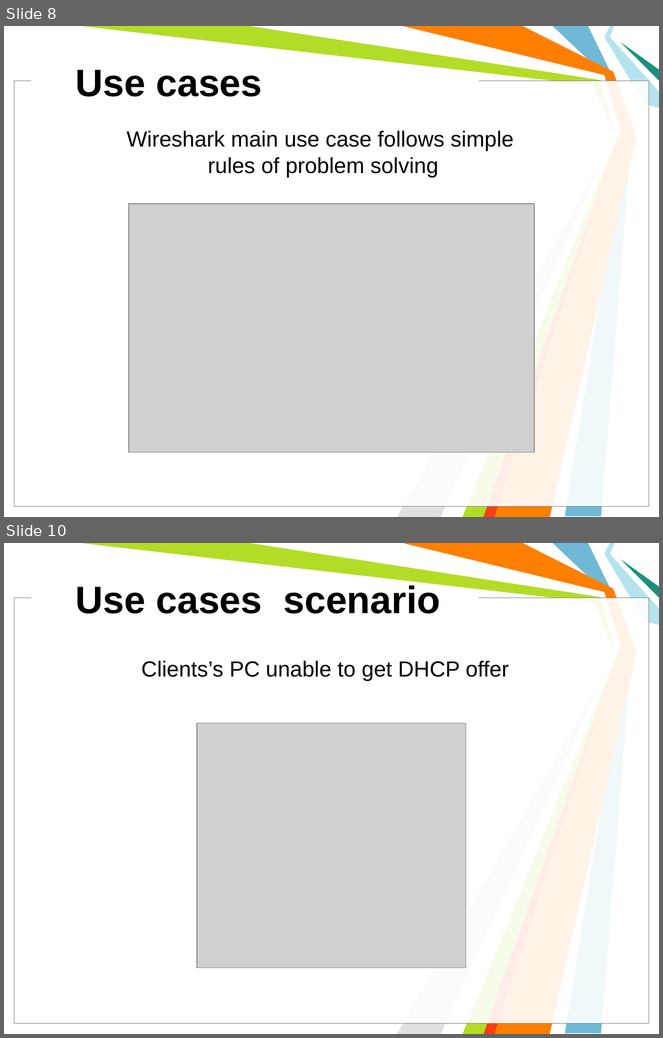
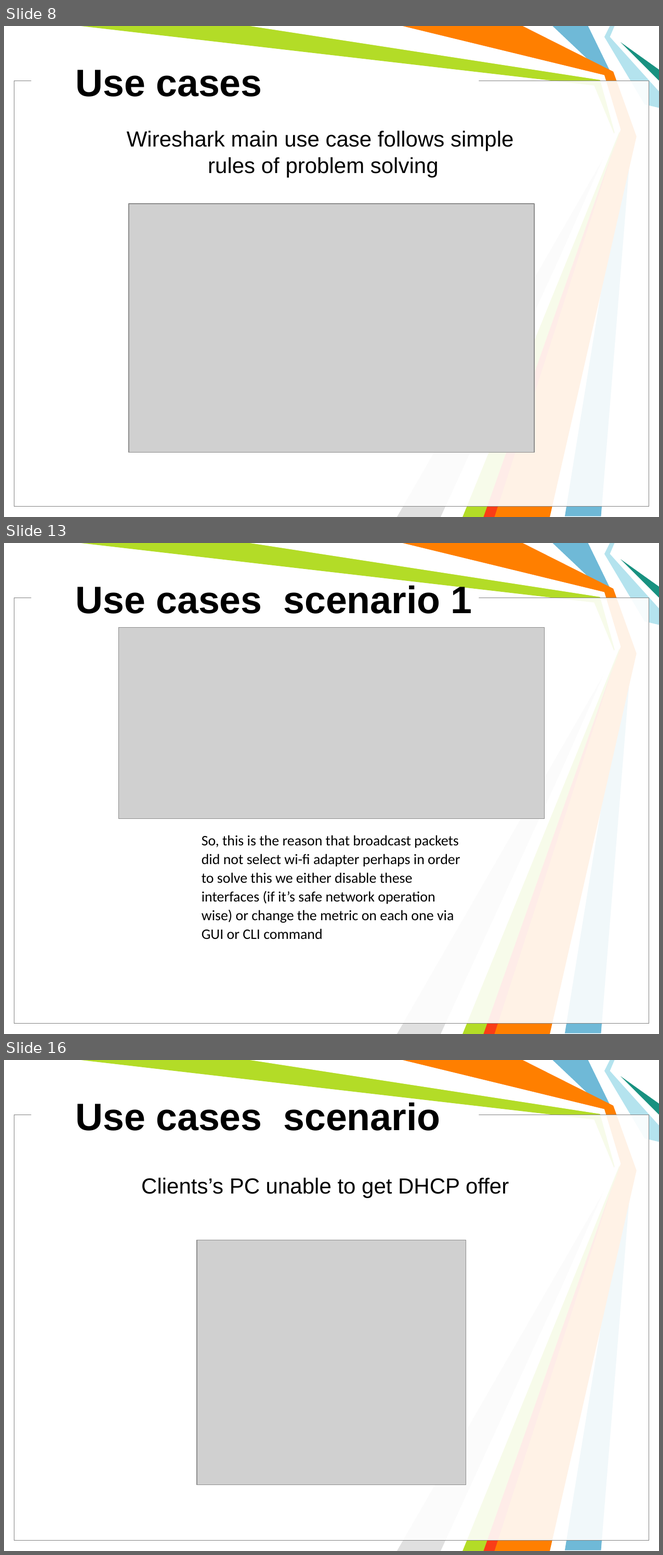
Before and after one commit to michailmarkou1995/BSc-Computer-Science-Projects, a slide deck: COMPUTER AND NETWORK SECURITY (CN6003)/Protocol_Analyzers_Presentation.pptx. Shown one above the other, each under a label of ours: slides 8 and 10 before the commit, slides 8, 13 and 16 after it; the slides between them are not shown. The pictures are 663x1038 and 663x1555 pixels, drawn with LibreOffice and Linux fonts; fonts in the diff are those of the drawing; grey boxes stand for pictures; background and template pictures are left out. Boxes give left, top, right and bottom in pixels: in the first picture for what was removed or moved away, otherwise in the second. Text is boxed around its words. In the diff, an @@ line names an element or a change of style, - is before the commit and + after.

```diff
--- a/COMPUTER AND NETWORK SECURITY (CN6003)/Protocol_Analyzers_Presentation.pptx
+++ b/COMPUTER AND NETWORK SECURITY (CN6003)/Protocol_Analyzers_Presentation.pptx
@@ slide 13 added at [4,543,659,1034], background #FFFFFF; not listed: 11 template elements that a slide beside it also shows @@
@@ title added at [75,583,473,614], 42 pt, text #000000, bold @@
+Use cases scenario 1
@@ picture added at [118,628,545,819] @@
@@ text added at [202,835,460,940], 16 pt, text #000000 @@
+So, this is the reason that broadcast packets did not select wi-fi adapter perhaps in order to solve this we either disable these interfaces (if it’s safe network operation wise) or change the metric on each one via GUI or CLI command
@@ what was slide 10 is now slide 16 @@
```
Also in this commit, not shown: 1 slide changed, 5 other slides added, 2 other files.
